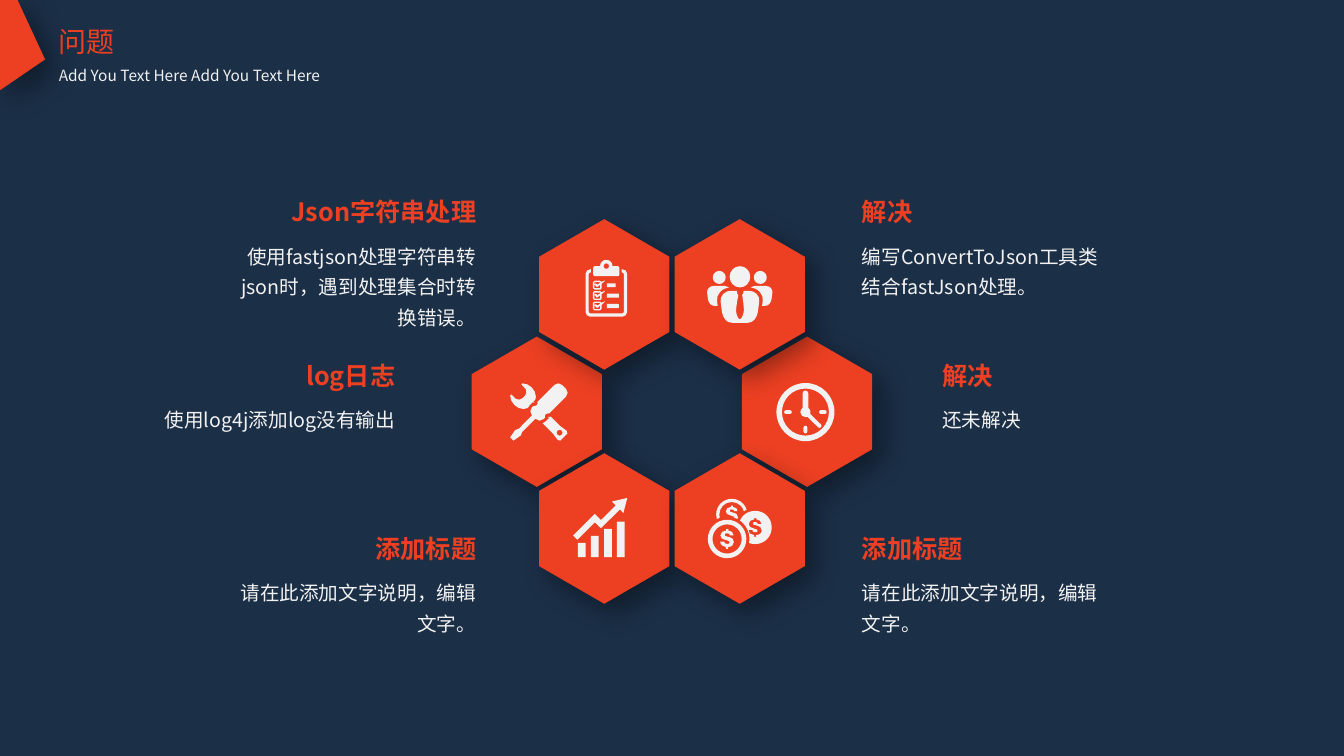
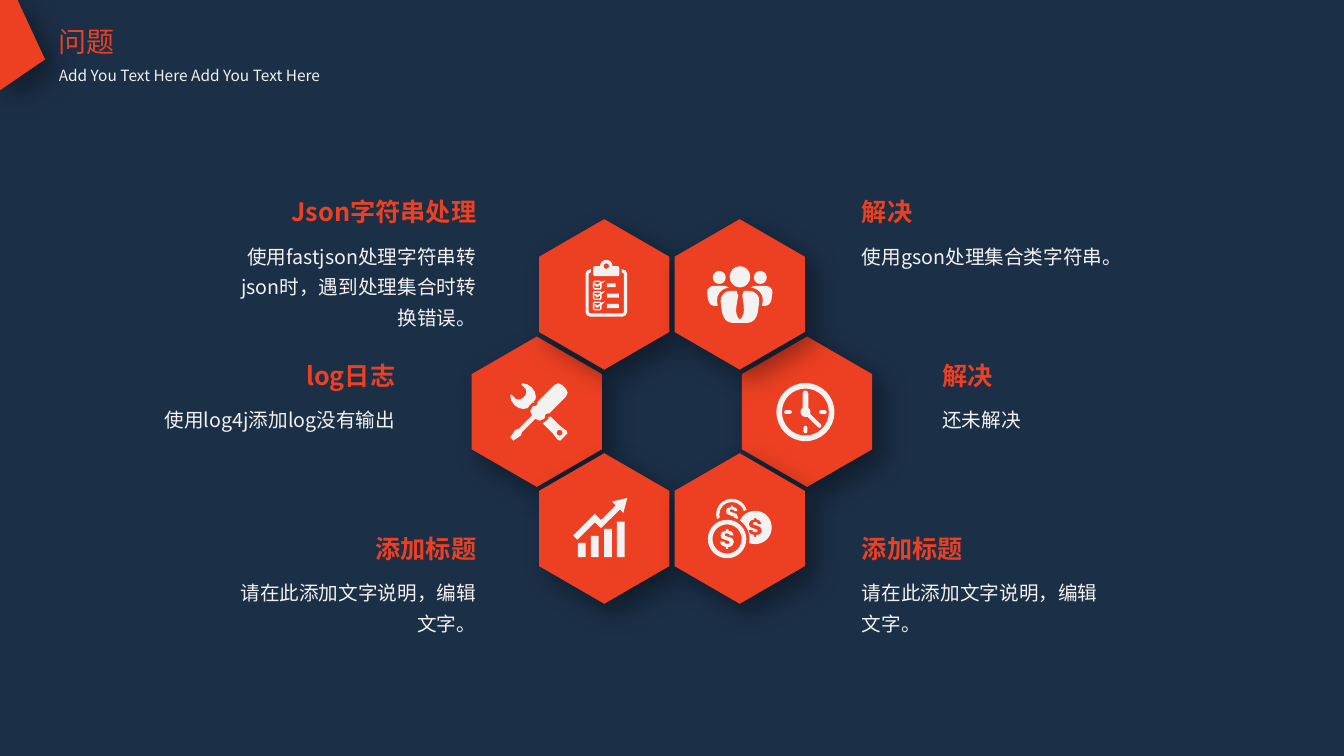
Before and after one commit to telly-tao/Chinasofti, a slide deck: slide 20 of file/休闲生活后台service答辩.pptx. Drawn at 1344x756 pixels with LibreOffice and Linux fonts; fonts in the diff are those of the drawing. Boxes give left, top, right and bottom in pixels: in the first picture for what was removed or moved away, otherwise in the second. Text is boxed around its words. In the diff, an @@ line names an element or a change of style, - is before the commit and + after.

```diff
--- a/file/休闲生活后台service答辩.pptx
+++ b/file/休闲生活后台service答辩.pptx
@@ text at [862, 247, 1122, 269]: text changed @@
-编写ConvertToJson工具类结合fastJson处理。
+使用gson处理集合类字符串。
```
Also in this commit, not shown: 3 other slides changed, 2 other files.
